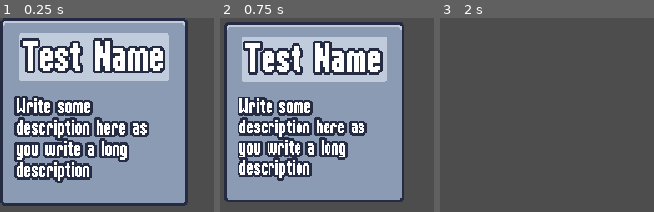
Above: before the commit, frames 1-3 (left to right).
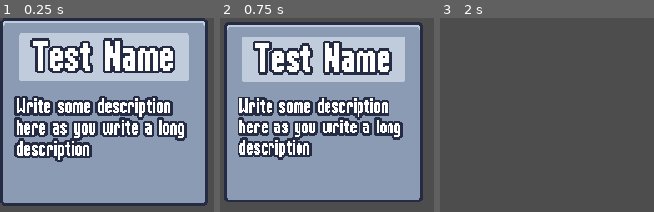
Above: after the commit, the same moments.

Repository: Ford-Narongrit/2DSurvivorsGodot
Game: Godot game, scene res://scenes/ui/ability_upgrade_card.tscn
The game is run twice, just before and just after one commit, with the same random seed, the same clock (stepped at 60 frames per second) and the same inputs. This scene is started directly instead of the project's main scene.
Inputs (mouse positions are in pixels of both pictures, inside the frame that each line leads up to):
- Up to frame 1 (0.25 s): no input
- Up to frame 2 (0.75 s): tap Enter at 0.5 s; move the mouse to (314, 111) at 0.52 s; press the mouse at (314, 111) at 0.53 s; hold D (move_right) from 0.53 s (still down)
- Up to frame 3 (2 s): tap Space at 1.25 s; move the mouse to (outside the picture) at 1.27 s; release D (move_right) at 1.28 s; release the mouse at (outside the picture) at 1.28 s; hold S (move_down) from 1.28 s (still down); click (outside the picture) at 1.35 s

The runs differ from the first frame. In frame 1, 33% of the frame differs, in the area x 6-98%, y 0-97%; in frame 2, 30%; in frame 3, nothing differs.

Commit message:
add meta update card

Diff:
--- a/scenes/autoload/meta_progression.gd
+++ b/scenes/autoload/meta_progression.gd
@@ -19,7 +19,6 @@
 		return
 	var file = FileAccess.open(SAVE_FILE_PATH, FileAccess.READ)
 	save_data = file.get_var()
-	print(save_data)
 
 
 func save_file():
--- a/scenes/ui/ability_upgrade_card.tscn
+++ b/scenes/ui/ability_upgrade_card.tscn
@@ -241,6 +241,7 @@
 
 [node name="NameLabel" type="Label" parent="MarginContainer/VBoxContainer/PanelContainer"]
 unique_name_in_owner = true
+custom_minimum_size = Vector2(120, 2.08165e-12)
 layout_mode = 2
 theme_type_variation = &"BlueOutlineLabel"
 theme_override_font_sizes/font_size = 32
@@ -251,6 +252,7 @@
 
 [node name="DescriptionLabel" type="Label" parent="MarginContainer/VBoxContainer"]
 unique_name_in_owner = true
+custom_minimum_size = Vector2(140, 2.08165e-12)
 layout_mode = 2
 theme_type_variation = &"BlueOutlineLabel"
 text = "Write some description here as you write a long description"
--- /dev/null
+++ b/scenes/ui/meta_upgrade_card.gd
@@ -0,0 +1,22 @@
+extends PanelContainer
+
+@onready var name_label: Label = $%NameLabel
+@onready var description_lable: Label = $%DescriptionLabel
+
+
+func _ready():
+	gui_input.connect(on_gui_input)
+
+
+func select_card():
+	$MainAnimationPlayer.play("selected")
+
+
+func set_meta_upgrade(upgrade: MetaUpgrade):
+	name_label.text = upgrade.name
+	description_lable.text = upgrade.description
+
+
+func on_gui_input(event: InputEvent):
+	if event.is_action_pressed("left_cilick"):
+		select_card()
--- /dev/null
+++ b/scenes/ui/meta_upgrade_card.tscn
@@ -0,0 +1,214 @@
+[gd_scene load_steps=19 format=3 uid="uid://coq58vc61i1un"]
+
+[ext_resource type="Script" path="res://scenes/ui/meta_upgrade_card.gd" id="1_y4a7r"]
+[ext_resource type="PackedScene" uid="uid://diftvsmkiq000" path="res://scenes/component/random_stream_player_component.tscn" id="2_shbxm"]
+[ext_resource type="AudioStream" uid="uid://baphof3rlyuj4" path="res://assests/audio/switch1.ogg" id="3_arvm7"]
+[ext_resource type="AudioStream" uid="uid://q7hrx7bchjrt" path="res://assests/audio/switch2.ogg" id="4_okhg3"]
+[ext_resource type="AudioStream" uid="uid://bp3ftv0k26xw" path="res://assests/audio/switch3.ogg" id="5_5iavo"]
+[ext_resource type="AudioStream" uid="uid://c7ya5fehvwerr" path="res://assests/audio/switch4.ogg" id="6_tne88"]
+[ext_resource type="AudioStream" uid="uid://d3j16i4fkynya" path="res://assests/audio/switch5.ogg" id="7_bm13i"]
+[ext_resource type="AudioStream" uid="uid://dmgkyehcjnola" path="res://assests/audio/switch6.ogg" id="8_dvtk0"]
+[ext_resource type="AudioStream" uid="uid://d3skhs8buhebq" path="res://assests/audio/switch7.ogg" id="9_yonli"]
+[ext_resource type="AudioStream" uid="uid://bvyotoq228fkk" path="res://assests/audio/switch8.ogg" id="10_0f4p6"]
+[ext_resource type="AudioStream" uid="uid://rh46ftqixc1f" path="res://assests/audio/switch9.ogg" id="11_y8wvj"]
+[ext_resource type="AudioStream" uid="uid://c74w17xrpbhis" path="res://assests/audio/switch10.ogg" id="12_tvovu"]
+[ext_resource type="Texture2D" uid="uid://bqd6lokfnlot0" path="res://scenes/game_object/experience_vial/experience_vial.png" id="13_62512"]
+[ext_resource type="PackedScene" uid="uid://cwtqc0rbiapor" path="res://scenes/ui/sound_button.tscn" id="13_esnly"]
+
+[sub_resource type="Animation" id="Animation_3ibmb"]
+length = 0.001
+tracks/0/type = "value"
+tracks/0/imported = false
+tracks/0/enabled = true
+tracks/0/path = NodePath(".:scale")
+tracks/0/interp = 1
+tracks/0/loop_wrap = true
+tracks/0/keys = {
+"times": PackedFloat32Array(0),
+"transitions": PackedFloat32Array(1),
+"update": 0,
+"values": [Vector2(1, 1)]
+}
+tracks/1/type = "value"
+tracks/1/imported = false
+tracks/1/enabled = true
+tracks/1/path = NodePath(".:modulate")
+tracks/1/interp = 1
+tracks/1/loop_wrap = true
+tracks/1/keys = {
+"times": PackedFloat32Array(0),
+"transitions": PackedFloat32Array(1),
+"update": 0,
+"values": [Color(1, 1, 1, 1)]
+}
+tracks/2/type = "value"
+tracks/2/imported = false
+tracks/2/enabled = true
+tracks/2/path = NodePath(".:rotation")
+tracks/2/interp = 1
+tracks/2/loop_wrap = true
+tracks/2/keys = {
+"times": PackedFloat32Array(0),
+"transitions": PackedFloat32Array(1),
+"update": 0,
+"values": [0.0]
+}
+
+[sub_resource type="Animation" id="Animation_u1uy6"]
+resource_name = "selected"
+length = 0.4
+tracks/0/type = "value"
+tracks/0/imported = false
+tracks/0/enabled = true
+tracks/0/path = NodePath(".:scale")
+tracks/0/interp = 2
+tracks/0/loop_wrap = true
+tracks/0/keys = {
+"times": PackedFloat32Array(0, 0.075, 0.4),
+"transitions": PackedFloat32Array(1, 1, 1),
+"update": 0,
+"values": [Vector2(1, 1), Vector2(1.2, 1.2), Vector2(1, 1)]
+}
+tracks/1/type = "method"
+tracks/1/imported = false
+tracks/1/enabled = true
+tracks/1/path = NodePath("CilckPlayerComponent")
+tracks/1/interp = 1
+tracks/1/loop_wrap = true
+tracks/1/keys = {
+"times": PackedFloat32Array(0),
+"transitions": PackedFloat32Array(1),
+"values": [{
+"args": [],
+"method": &"play_random"
+}]
+}
+tracks/2/type = "value"
+tracks/2/imported = false
+tracks/2/enabled = true
+tracks/2/path = NodePath(".:rotation")
+tracks/2/interp = 2
+tracks/2/loop_wrap = true
+tracks/2/keys = {
+"times": PackedFloat32Array(0, 0.075, 0.2, 0.4),
+"transitions": PackedFloat32Array(1, 1, 1, 1),
+"update": 0,
+"values": [0.0, -0.261799, 0.174533, 0.0]
+}
+
+[sub_resource type="AnimationLibrary" id="AnimationLibrary_0swmf"]
+_data = {
+"RESET": SubResource("Animation_3ibmb"),
+"selected": SubResource("Animation_u1uy6")
+}
+
+[sub_resource type="StyleBoxFlat" id="StyleBoxFlat_lyqgu"]
+content_margin_top = 6.0
+content_margin_bottom = 6.0
+bg_color = Color(0.458824, 0.890196, 1, 1)
+border_width_left = 2
+border_width_top = 2
+border_width_right = 2
+border_width_bottom = 2
+border_color = Color(0.8, 0.8, 0.8, 0)
+
+[node name="MetaUpgradeCard" type="PanelContainer" groups=["upgrade_card"]]
+custom_minimum_size = Vector2(150, 150)
+pivot_offset = Vector2(75, 75)
+script = ExtResource("1_y4a7r")
+
+[node name="CilckPlayerComponent" parent="." instance=ExtResource("2_shbxm")]
+streams = Array[AudioStream]([ExtResource("3_arvm7"), ExtResource("4_okhg3"), ExtResource("5_5iavo"), ExtResource("6_tne88"), ExtResource("7_bm13i"), ExtResource("8_dvtk0"), ExtResource("9_yonli"), ExtResource("10_0f4p6"), ExtResource("11_y8wvj"), ExtResource("12_tvovu")])
+
+[node name="MainAnimationPlayer" type="AnimationPlayer" parent="."]
+libraries = {
+"": SubResource("AnimationLibrary_0swmf")
+}
+
+[node name="MarginContainer" type="MarginContainer" parent="."]
+layout_mode = 2
+mouse_filter = 2
+theme_override_constants/margin_left = 8
+theme_override_constants/margin_top = 0
+theme_override_constants/margin_right = 8
+theme_override_constants/margin_bottom = 8
+
+[node name="VBoxContainer" type="VBoxContainer" parent="MarginContainer"]
+layout_mode = 2
+mouse_filter = 2
+theme_override_constants/separation = 12
+
+[node name="PanelContainer" type="PanelContainer" parent="MarginContainer/VBoxContainer"]
+layout_mode = 2
+mouse_filter = 2
+theme_type_variation = &"AlternatePanelContainer"
+
+[node name="NameLabel" type="Label" parent="MarginContainer/VBoxContainer/PanelContainer"]
+unique_name_in_owner = true
+custom_minimum_size = Vector2(120, 2.08165e-12)
+layout_mode = 2
+theme_type_variation = &"BlueOutlineLabel"
+theme_override_font_sizes/font_size = 32
+text = "Test Name
+"
+horizontal_alignment = 1
+autowrap_mode = 2
+
+[node name="DescriptionLabel" type="Label" parent="MarginContainer/VBoxContainer"]
+unique_name_in_owner = true
+custom_minimum_size = Vector2(140, 2.08165e-12)
+layout_mode = 2
+theme_type_variation = &"BlueOutlineLabel"
+text = "Write some description here as you write a long description"
+autowrap_mode = 2
+
+[node name="VBoxContainer" type="VBoxContainer" parent="MarginContainer/VBoxContainer"]
+layout_mode = 2
+mouse_filter = 2
+theme_override_constants/separation = -1
+
+[node name="HBoxContainer" type="HBoxContainer" parent="MarginContainer/VBoxContainer/VBoxContainer"]
+layout_mode = 2
+size_flags_horizontal = 8
+size_flags_vertical = 8
+mouse_filter = 2
+theme_override_constants/separation = 2
+
+[node name="Label" type="Label" parent="MarginContainer/VBoxContainer/VBoxContainer/HBoxContainer"]
+layout_mode = 2
+size_flags_vertical = 8
+theme_type_variation = &"BlueOutlineLabel"
+text = "127/2001"
+
+[node name="MarginContainer" type="MarginContainer" parent="MarginContainer/VBoxContainer/VBoxContainer"]
+layout_mode = 2
+mouse_filter = 2
+
+[node name="ProgressBar" type="ProgressBar" parent="MarginContainer/VBoxContainer/VBoxContainer/MarginContainer"]
+layout_mode = 2
+mouse_filter = 2
+theme_override_styles/fill = SubResource("StyleBoxFlat_lyqgu")
+max_value = 1.0
+value = 0.5
+show_percentage = false
+
+[node name="Control" type="Control" parent="MarginContainer/VBoxContainer/VBoxContainer/MarginContainer"]
+layout_mode = 2
+mouse_filter = 2
+
+[node name="TextureRect" type="TextureRect" parent="MarginContainer/VBoxContainer/VBoxContainer/MarginContainer/Control"]
+layout_mode = 2
+offset_left = -8.0
+offset_top = -8.0
+offset_right = 8.0
+offset_bottom = 8.0
+scale = Vector2(1.5, 1.5)
+size_flags_horizontal = 0
+size_flags_vertical = 0
+mouse_filter = 2
+texture = ExtResource("13_62512")
+
+[node name="PurchaseButton" parent="MarginContainer/VBoxContainer" instance=ExtResource("13_esnly")]
+unique_name_in_owner = true
+layout_mode = 2
+text = "Purchase"
